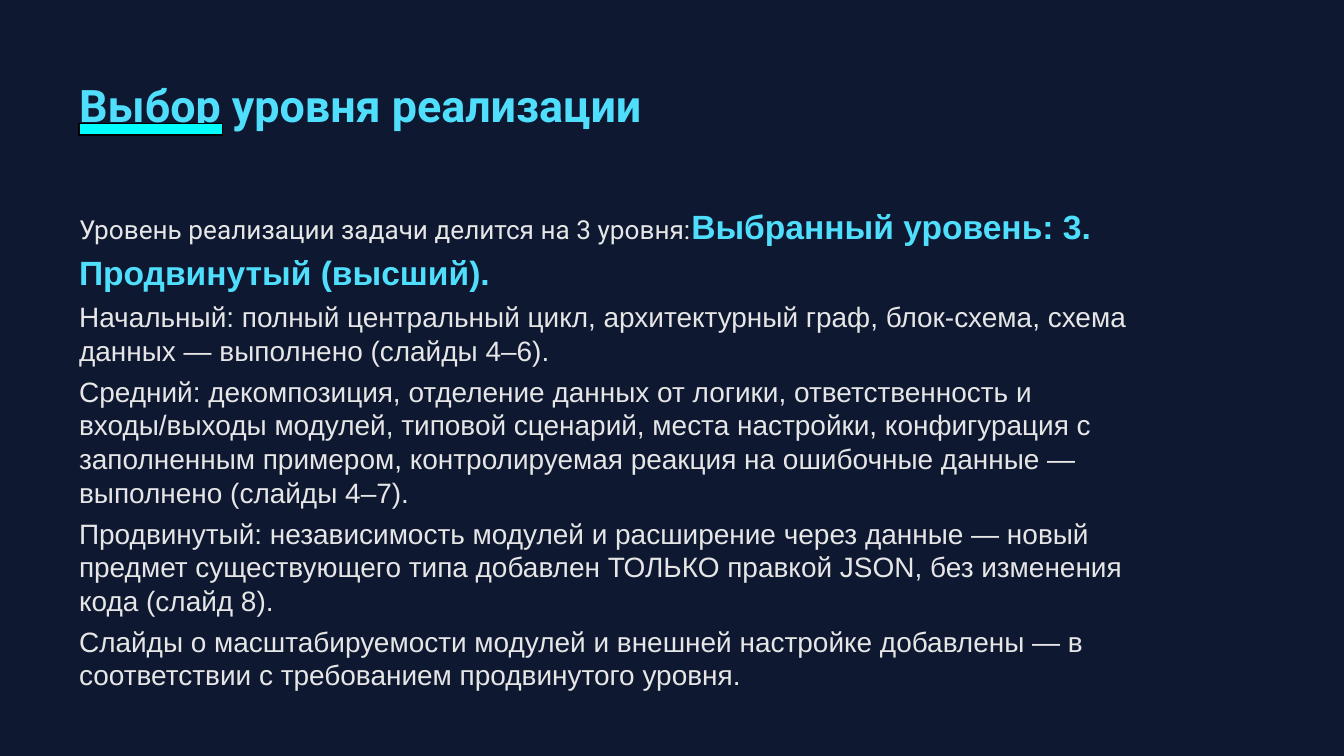
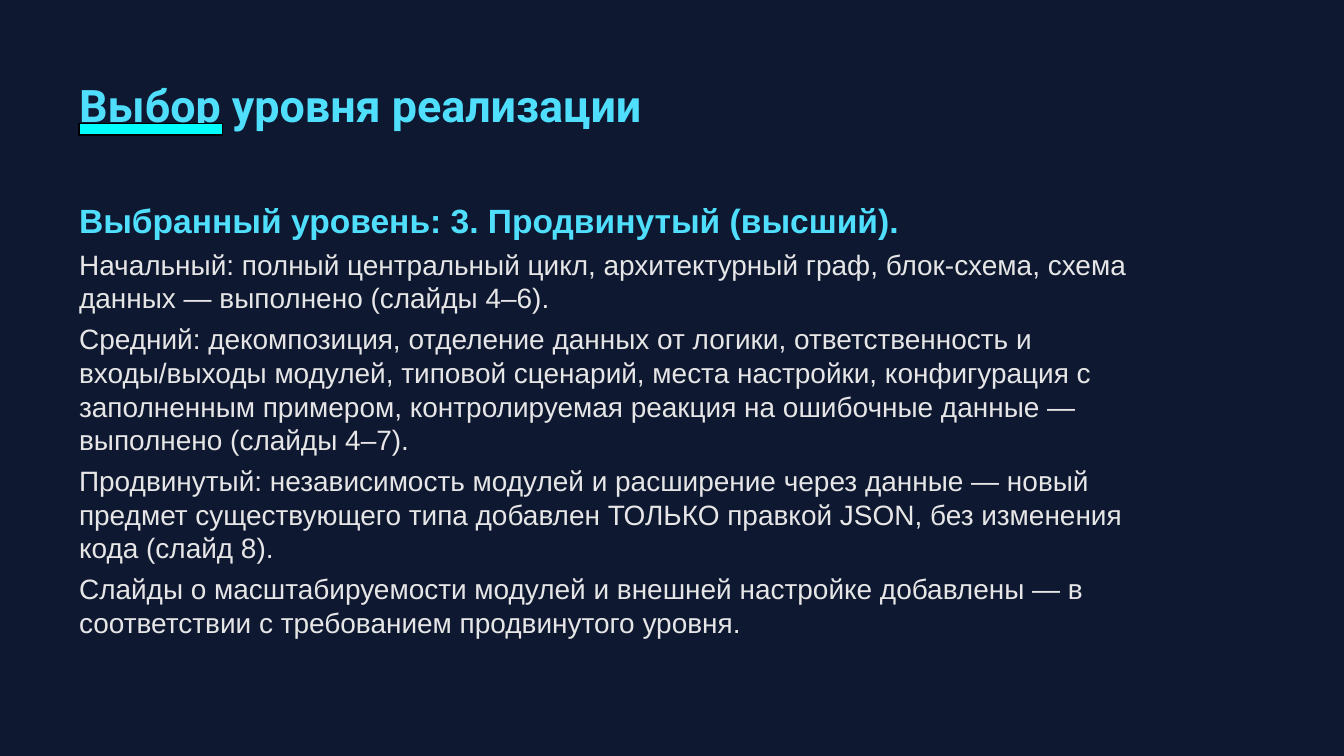
Before and after one commit to 1iterallyMe/Another_One, a slide deck: slide 3 of docs/presentation/Another_One_54266_Архитектура.pptx. Drawn at 1344x756 pixels with LibreOffice and Linux fonts; fonts in the diff are those of the drawing. Boxes give left, top, right and bottom in pixels: in the first picture for what was removed or moved away, otherwise in the second. Text is boxed around its words. In the diff, an @@ line names an element or a change of style, - is before the commit and + after.

```diff
--- a/docs/presentation/Another_One_54266_Архитектура.pptx
+++ b/docs/presentation/Another_One_54266_Архитектура.pptx
@@ text at bbox=[79, 208, 899, 239]: text changed; size 14 to 18 pt; font Roboto to Arial; text colour #E6E6E6 to #4FDEFC; bold on @@
-Уровень реализации задачи делится на 3 уровня:Выбранный уровень: 3. Продвинутый (высший).
+Выбранный уровень: 3. Продвинутый (высший).
```
Also in this commit, not shown: 8 other slides changed, 22 other files.
